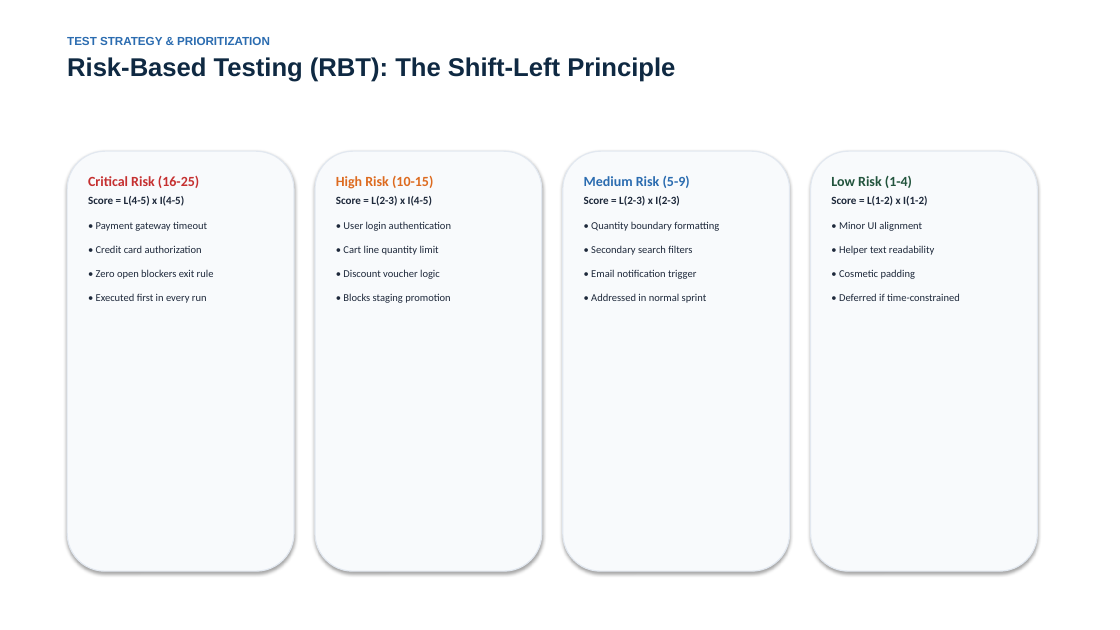
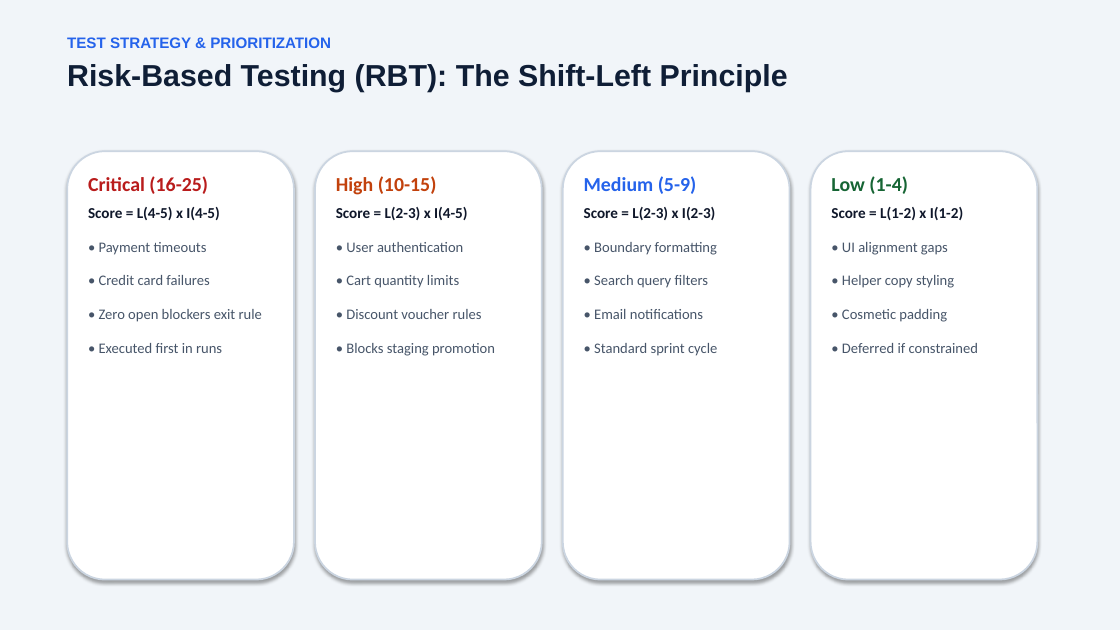
Before and after one commit to eya-khandoudi/TestFlow-ISTQB, a slide deck: slide 9 of docs/TestFlow_ISTQB_Presentation.pptx. Drawn at 1120x630 pixels with LibreOffice and Linux fonts; fonts in the diff are those of the drawing. Boxes give left, top, right and bottom in pixels: in the first picture for what was removed or moved away, otherwise in the second. Text is boxed around its words. In the diff, an @@ line names an element or a change of style, - is before the commit and + after.

Commit message:
Enhance TestFlow presentation with modern 16:9 design and large readable typography

```diff
--- a/docs/TestFlow_ISTQB_Presentation.pptx
+++ b/docs/TestFlow_ISTQB_Presentation.pptx
@@ rectangle added at (x1=0, y1=0, x2=1120, y2=630), fill #F1F5F9 @@
@@ text "TEST STRATEGY & PRIORITIZATION" at (x1=67, y1=37, x2=788, y2=92): size 10 to 13 pt, text colour #2B6CB0 to #2563EB in "TEST STRATEGY & PRIORITIZATION"; size 22 to 26 pt, text colour #0F2942 to #0F1E36 in "Risk-Based Testing (RBT): The Shift-Left Principle"; more space between paragraphs @@
@@ rounded rectangle resized from (x1=67, y1=151, x2=294, y2=571) to (x1=67, y1=151, x2=294, y2=580) @@
@@ text at (x1=88, y1=176, x2=208, y2=194): text changed; size 12 to 17 pt; text colour #C53030 to #B91C1C @@
-Critical Risk (16-25)
+Critical (16-25)
@@ rounded rectangle resized from (x1=315, y1=151, x2=542, y2=571) to (x1=315, y1=151, x2=542, y2=580) @@
@@ text at (x1=336, y1=176, x2=437, y2=195): text changed; size 12 to 17 pt; text colour #DD6B20 to #C2410C @@
-High Risk (10-15)
+High (10-15)
@@ rounded rectangle resized from (x1=563, y1=151, x2=790, y2=571) to (x1=563, y1=151, x2=790, y2=580) @@
@@ text at (x1=584, y1=176, x2=697, y2=194): text changed; size 12 to 17 pt; text colour #2B6CB0 to #2563EB @@
-Medium Risk (5-9)
+Medium (5-9)
@@ fill #F8FAFC to #FFFFFF; outline #E2E8F0 1 pt to #CBD5E1 1.5 pt in 4 elements at (x1=67, y1=151, x2=294, y2=580), (x1=315, y1=151, x2=542, y2=580), (x1=563, y1=151, x2=790, y2=580), (x1=811, y1=151, x2=1038, y2=580) @@
@@ rounded rectangle resized from (x1=811, y1=151, x2=1038, y2=571) to (x1=811, y1=151, x2=1038, y2=580) @@
@@ text at (x1=831, y1=176, x2=908, y2=194): text changed; size 12 to 17 pt; text colour #22543D to #166534 @@
-Low Risk (1-4)
+Low (1-4)
@@ text at (x1=88, y1=207, x2=262, y2=322): size 9.5 to 13 pt, text colour #1E293B to #0F172A in "Score = L(4-5) x I(4-5)"; size 9 to 12.5 pt, text colour #1E293B to #475569 in "• Zero open blockers exit rule"; more space between paragraphs @@
@@ text at (x1=336, y1=207, x2=495, y2=356): size 9.5 to 13 pt, text colour #1E293B to #0F172A in "Score = L(2-3) x I(4-5)"; size 9 to 12.5 pt, text colour #1E293B to #475569 in "• Blocks staging promotion"; more space between paragraphs @@
@@ text at (x1=584, y1=207, x2=715, y2=220): size 9.5 to 13 pt, text colour #1E293B to #0F172A in "Score = L(2-3) x I(2-3)"; more space between paragraphs @@
@@ text at (x1=831, y1=207, x2=963, y2=322): size 9.5 to 13 pt, text colour #1E293B to #0F172A in "Score = L(1-2) x I(1-2)"; size 9 to 12.5 pt, text colour #1E293B to #475569 in "• Cosmetic padding"; more space between paragraphs @@
@@ text at (x1=99, y1=242, x2=209, y2=285): text changed; size 9 to 12.5 pt; text colour #1E293B to #475569 @@
-• Payment gateway timeout
-• Credit card authorization
+• Payment timeouts
+• Credit card failures
@@ text at (x1=346, y1=242, x2=482, y2=319): text changed; size 9 to 12.5 pt; text colour #1E293B to #475569 @@
-• User login authentication
-• Cart line quantity limit
-• Discount voucher logic
+• User authentication
+• Cart quantity limits
+• Discount voucher rules
@@ text at (x1=594, y1=242, x2=717, y2=356): text changed; size 9 to 12.5 pt; text colour #1E293B to #475569 @@
-• Quantity boundary formatting
-• Secondary search filters
-• Email notification trigger
-• Addressed in normal sprint
+• Boundary formatting
+• Search query filters
+• Email notifications
+• Standard sprint cycle
@@ text at (x1=842, y1=242, x2=954, y2=288): text changed; size 9 to 12.5 pt; text colour #1E293B to #475569 @@
-• Minor UI alignment
-• Helper text readability
+• UI alignment gaps
+• Helper copy styling
@@ text at (x1=99, y1=343, x2=222, y2=353): text changed; size 9 to 12.5 pt; text colour #1E293B to #475569 @@
-• Executed first in every run
+• Executed first in runs
@@ text at (x1=842, y1=343, x2=978, y2=353): text changed; size 9 to 12.5 pt; text colour #1E293B to #475569 @@
-• Deferred if time-constrained
+• Deferred if constrained
```
Also in this commit, not shown: 12 other slides changed, 2 other files.
